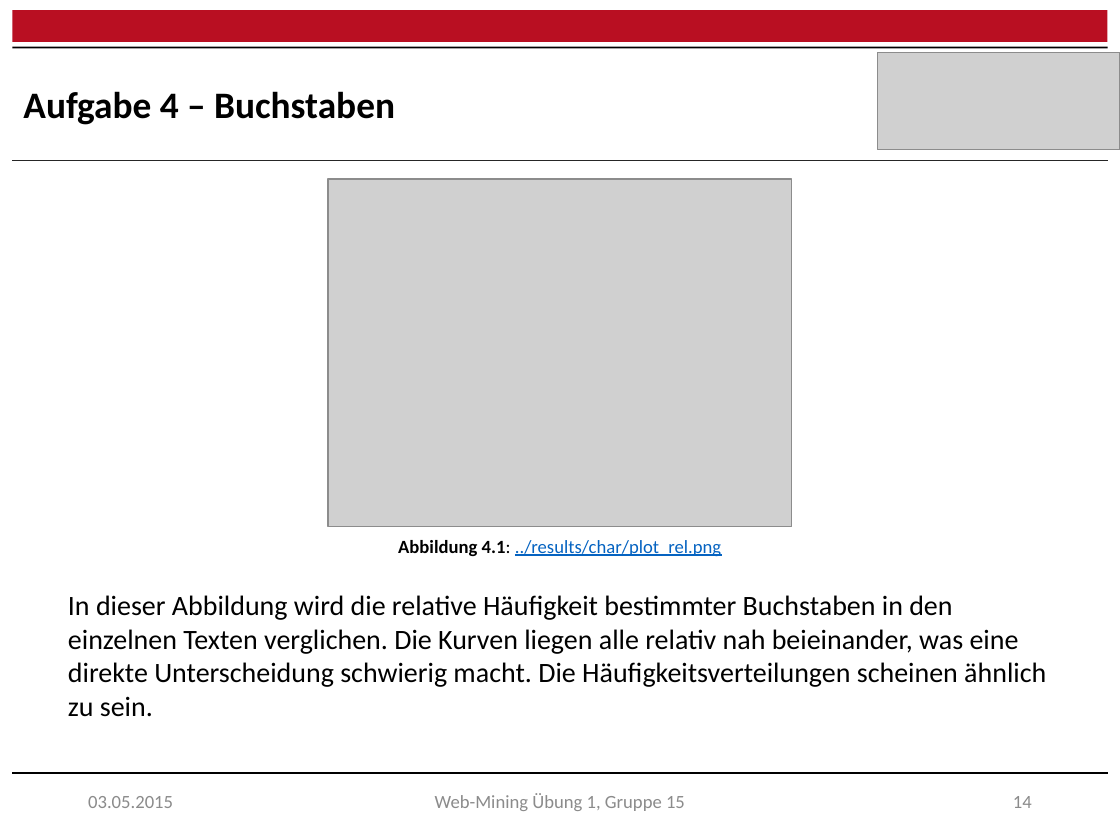
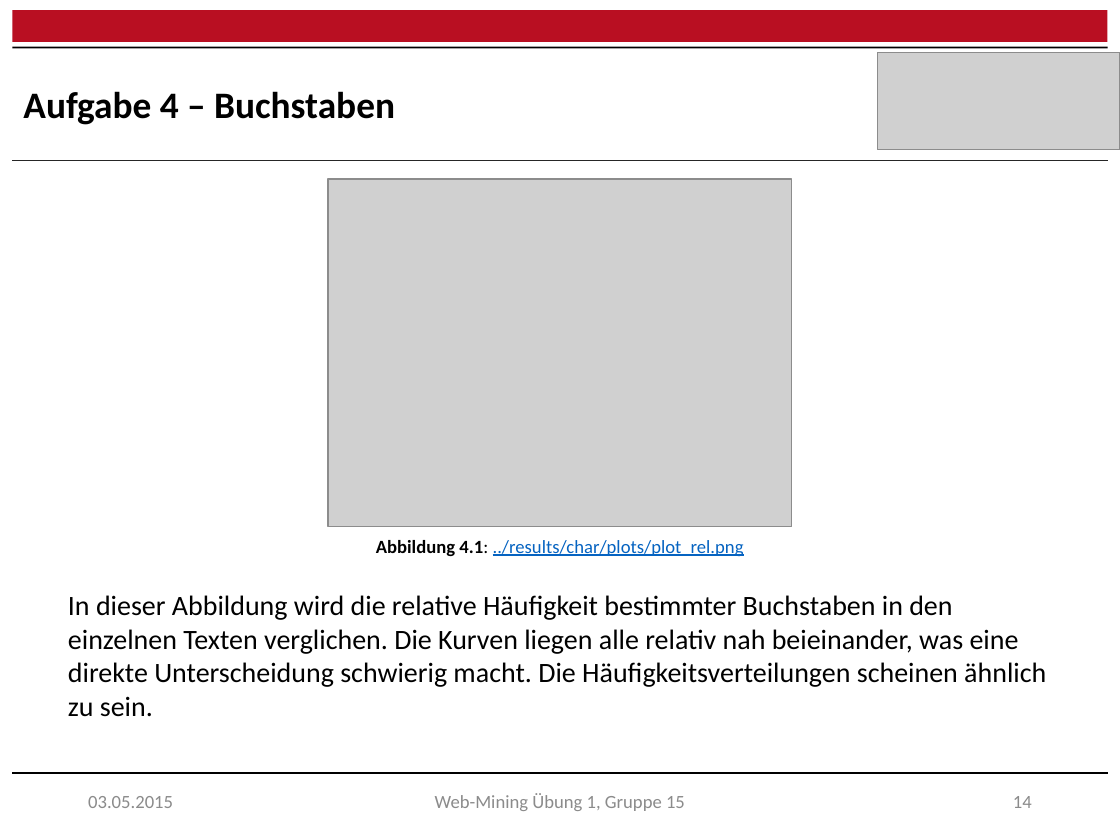
Before and after one commit to raQai/web-mining, a slide deck: slide 15 of ex1/ex1_results.pptx. Drawn at 1120x840 pixels with LibreOffice and Linux fonts; fonts in the diff are those of the drawing; grey boxes stand for pictures. Boxes give left, top, right and bottom in pixels: in the first picture for what was removed or moved away, otherwise in the second. Text is boxed around its words. In the diff, an @@ line names an element or a change of style, - is before the commit and + after.

```diff
--- a/ex1/ex1_results.pptx
+++ b/ex1/ex1_results.pptx
@@ text at box(376, 540, 744, 556): text changed @@
-Abbildung 4.1: ../results/char/plot_rel.png
+Abbildung 4.1: ../results/char/plots/plot_rel.png
```
Also in this commit, not shown: 8 other slides changed, 45 other files.
